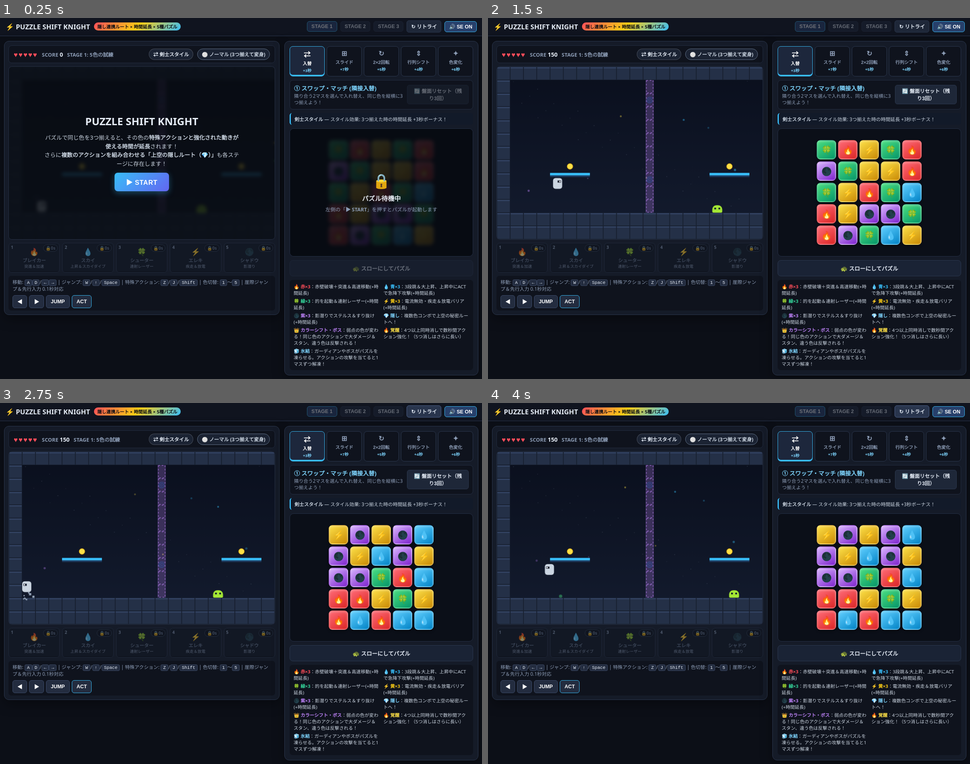
Above: before the commit, frames 1-4 (two rows, left to right).
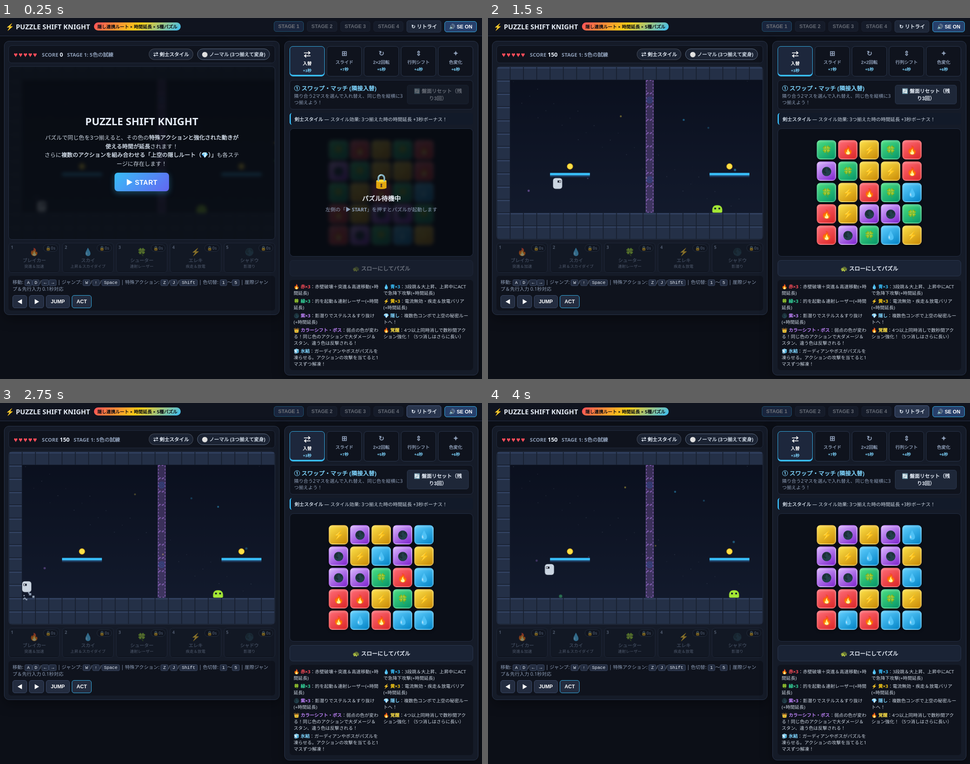
Above: after the commit, the same moments.

Repository: yoshimuraneo-netizen/puzzle-shift-knight
Game: browser game, page index.html
Two runs of this game, one before a commit and one after it. Both use one fixed random seed, a clock stepped at 60 frames per second and the inputs below.
Inputs:
- Up to frame 1 (0.25 s): no input
- Up to frame 2 (1.5 s): click "▶ START" at 0.27 s; hold Right from 1.03 s (still down); tap Space at 1.1 s
- Up to frame 3 (2.75 s): release Right at 1.53 s; hold Down 1.58-1.85 s; tap Space at 1.6, 2.1, 2.6 s; hold Left 1.9-2.47 s; click "↻ リトライ" at 2.02 s; hold Up from 2.52 s (still down)
- Up to frame 4 (4 s): release Up at 2.82 s; hold Right 2.87-3.53 s; tap Space at 3.1, 3.6 s; hold Up 3.58-3.82 s; hold Left from 3.87 s (still down)

The runs differ from the first frame. In frame 1, 0.2% of the frame differs, in the area x 56-83%, y 0-4%; in frame 2, 0.2%; in frame 3, 0.2%; in frame 4, 0.2%.

Commit message:
Update PUZZLE SHIFT KNIGHT: add STAGE 4 final trial and move color-shift boss to stage 4

Diff:
--- a/index.html
+++ b/index.html
@@ -680,6 +680,7 @@
     <button class="btn-sm active" id="btnStage1" disabled title="ステージ選択はできません" onclick="game.selectStage(0); this.blur()">STAGE 1</button>
     <button class="btn-sm" id="btnStage2" disabled title="ステージ選択はできません" onclick="game.selectStage(1); this.blur()">STAGE 2</button>
     <button class="btn-sm" id="btnStage3" disabled title="ステージ選択はできません" onclick="game.selectStage(2); this.blur()">STAGE 3</button>
+    <button class="btn-sm" id="btnStage4" disabled title="ステージ選択はできません" onclick="game.selectStage(3); this.blur()">STAGE 4</button>
     <button class="btn-sm" onclick="game.retryStage(); this.blur()">↻ リトライ</button>
     <button class="btn-sm active" id="btnSound" onclick="sfx.toggle(); this.blur()">🔊 SE ON</button>
   </div>
@@ -1823,11 +1824,28 @@
       '#     o      R     F     P  #            M     G   ###################  R                M    X  #',
       '#    ===     R           P  #     K      M     G   #                 #  R                M   ### #',
       '#            R     E     P  #   #####  F M     G   #          C  Y   #  R           W    M       #',
-      '#  @         R    ###    P  #          H M     G   #          #  Y   #  R   Q   o  ### E M   o   #',
+      '#  @         R    ###    P  #          H M     G   #          #  Y   #  R       o  ### E M   o   #',
       '#############R###########P###############M#####G####SSSSSS#####  Y###R##R################M########',
-      '##################################################################################################'
-    ]
-  }
+      '##################################################################################################',
+    ]},
+  {
+    name: 'STAGE 4: 最終の試練',
+    secretHint: '✨秘密ルート: 🌑紫影潜り → 💧青で大上昇 → 🍀緑で的撃ち → ⚡黄放電！',
+    map: [
+      '################################################################################################',
+      '            P         M         R         G           Y         P         M         R           ',
+      '            P         M         R         G           Y         P         M         R           ',
+      '            P         M         R         G           Y         P         M         R           ',
+      '            P         M         R         G           Y         P         M         R           ',
+      '            P         M         R         G           Y         P         M         R           ',
+      '            P         M   **    R         G        +  Y         P   oo    M         R           ',
+      '            P  oo     M  ====   R         G      **   Y  ? + B  P  ====   M    +    R           ',
+      '            P ====    M      F  R         G           Y  =====  P      F  M         R           ',
+      '            P         M  F      R  o      G           Y         P  F      M     o   R   o  +  o ',
+      '   @  o oE  P   K  E  M         R H E T   G  C E      Y   W  K  P    E    M   W  K  R    Q  X   ',
+      '############P#########M#########R#########G#####SSSSSSY#########P#########M##SSSSSS#R###########',
+      '################################################################################################',
+    ]}
 ];
 
 /* =========================================================
@@ -1842,7 +1860,7 @@
     this.TILE = 32;
     this.stageIndex = 0;
     this.score = 0;
-    this.stageScores = [0, 0, 0];
+    this.stageScores = Array(STAGES.length).fill(0);
     this.stageStartScore = 0;
     this.lastTotalScore = null;
     this.playFrames = 0;
@@ -1960,7 +1978,7 @@
         // 最終ステージをクリアして最初から遊ぶときはスコア・記録をリセットする
         if (this.stageIndex === STAGES.length - 1) {
           this.score = 0;
-          this.stageScores = [0, 0, 0];
+          this.stageScores = Array(STAGES.length).fill(0);
           this.playFrames = 0;
           if (window.puzzles) { puzzles.maxChain = 0; puzzles.moveCount = 0; }
         }
@@ -1983,14 +2001,14 @@
   // リトライ: 同じステージからやり直す(スコアは0に初期化する)
   retryStage() {
     this.score = 0;
-    this.stageScores = [0, 0, 0];
+    this.stageScores = Array(STAGES.length).fill(0);
     this.loadStage(this.stageIndex, false);
   }
 
   // ステージ選択: 選んだステージから新しく始める(前のスコアは加算されず0から)
   selectStage(idx) {
     this.score = 0;
-    this.stageScores = [0, 0, 0];
+    this.stageScores = Array(STAGES.length).fill(0);
     this.loadStage(idx, false);
   }
 
@@ -2001,12 +2019,12 @@
     this.puzzlePaused = false;
     if (showTitle) {
       this.score = 0;
-      this.stageScores = [0, 0, 0];
+      this.stageScores = Array(STAGES.length).fill(0);
       this.playFrames = 0;
       if (window.puzzles) { puzzles.maxChain = 0; puzzles.moveCount = 0; }
     }
     this.stageStartScore = this.score;
-    [1, 2, 3].forEach(n => document.getElementById('btnStage' + n).classList.toggle('active', idx === n - 1));
+    [1, 2, 3, 4].forEach(n => document.getElementById('btnStage' + n).classList.toggle('active', idx === n - 1));
 
     const data = STAGES[idx];
     document.getElementById('hudStageName').textContent = data.name;
@@ -2058,7 +2076,7 @@
         else if (ch === 'F') this.enemies.push({ type: 'drone', col: c, x: wx + 4, y: wy + 4, baseY: wy + 4, w: 24, h: 22, vx: 1.1, t: Math.random() * 6, hp: 1, maxHp: 1, hitCd: 0 });
         else if (ch === 'W') this.enemies.push({ type: 'guardian', col: c, x: wx, y: wy - 4, w: 32, h: 36, vx: -0.65, hp: 3, maxHp: 3, hitCd: 0, freezeCd: 600, charging: 0 });
         else if (ch === 'Q') {
-          // ステージ3終盤のカラーシフト・ボス(HP10・4秒ごとに弱点の色が変わる)
+          // 終盤のカラーシフト・ボス(HP10・4秒ごとに弱点の色が変わる)
           const b0 = 1 + Math.floor(Math.random() * 5);
           let b1 = 1 + Math.floor(Math.random() * 5);
           while (b1 === b0) b1 = 1 + Math.floor(Math.random() * 5);
@@ -2692,7 +2710,7 @@
       if (window.puzzles) puzzles.setActive(false);
       // 死亡時はスコアを0に初期化する(ステージごとの内訳もリセット)
       this.score = 0;
-      this.stageScores = [0, 0, 0];
+      this.stageScores = Array(STAGES.length).fill(0);
       this.stageStartScore = 0;
       this.updateHUD(true);
       this.screenFlash('#ef4444', 14);
@@ -3122,7 +3140,7 @@
     // ボス戦: 近づくと出現し、定期的にお邪魔ブロックを降らせて弾を撃つ
     const boss = this.boss;
     if (boss && !boss.dead) {
-      if (!boss.activated && this.stageIndex === 2 && Math.abs(p.x - boss.x) < 360) {
+      if (!boss.activated && Math.abs(p.x - boss.x) < 360) {
         boss.activated = true;
         boss.rainCd = 420;
         boss.shootCd = 90;
@@ -3258,10 +3276,11 @@
     const maxChain = window.puzzles ? puzzles.maxChain : 0;
     const moves = window.puzzles ? puzzles.moveCount : 0;
     const rankOf = (v) => v >= 4 ? 'S' : v >= 3 ? 'A' : v >= 2 ? 'B' : 'C';
-    const timeScore = timeSec <= 300 ? 4 : timeSec <= 480 ? 3 : timeSec <= 720 ? 2 : 1;
+    // 4ステージ分の目安(3ステージ時の4/3倍: タイムS 6:40/A 10:40/B 16:00、手数S 110/A 160/B 240)
+    const timeScore = timeSec <= 400 ? 4 : timeSec <= 640 ? 3 : timeSec <= 960 ? 2 : 1;
     const hpScore = hp >= 5 ? 4 : hp >= 4 ? 3 : hp >= 3 ? 2 : 1;
     const chainScore = maxChain >= 4 ? 4 : maxChain >= 3 ? 3 : maxChain >= 2 ? 2 : 1;
-    const moveScore = moves <= 80 ? 4 : moves <= 120 ? 3 : moves <= 180 ? 2 : 1;
+    const moveScore = moves <= 110 ? 4 : moves <= 160 ? 3 : moves <= 240 ? 2 : 1;
     const avg = (timeScore + hpScore + chainScore + moveScore) / 4;
     const rank = avg >= 3.5 ? 'S' : avg >= 2.5 ? 'A' : avg >= 1.5 ? 'B' : 'C';
     const mm = String(Math.floor(timeSec / 60)).padStart(2, '0');
@@ -3310,9 +3329,10 @@
       const bestLine = hs.isRecord
         ? `<b style="color:#fde047">🎉 NEW RECORD!</b>`
         : `ハイスコア: <b>${hs.prev ? hs.prev.score : this.score} pts</b>`;
+      const stageLines = this.stageScores.map((s, i) => `STAGE ${i + 1}: ${s} pts`).join('<br>');
       finalDesc =
         `全ステージ制覇おめでとうございます！<br><b style="color:#7dd3fc">FINAL RESULT</b><br>` +
-        `STAGE 1: ${this.stageScores[0]} pts<br>STAGE 2: ${this.stageScores[1]} pts<br>STAGE 3: ${this.stageScores[2]} pts<br>` +
+        stageLines + '<br>' +
         `最終トータルスコア: <b style="color:#fde047;font-size:1.15rem">${this.score} pts</b><br>` +
         `TIME ${r.timeStr}(${r.timeRank}) ／ HP ${r.hp}/5(${r.hpRank})<br>最大連鎖 ${r.maxChain}(${r.chainRank}) ／ パズル手数 ${r.moves}(${r.moveRank})<br>` +
         `ランク: <b style="color:#fde047;font-size:1.4rem">${r.rank}</b>　${bestLine}`;
